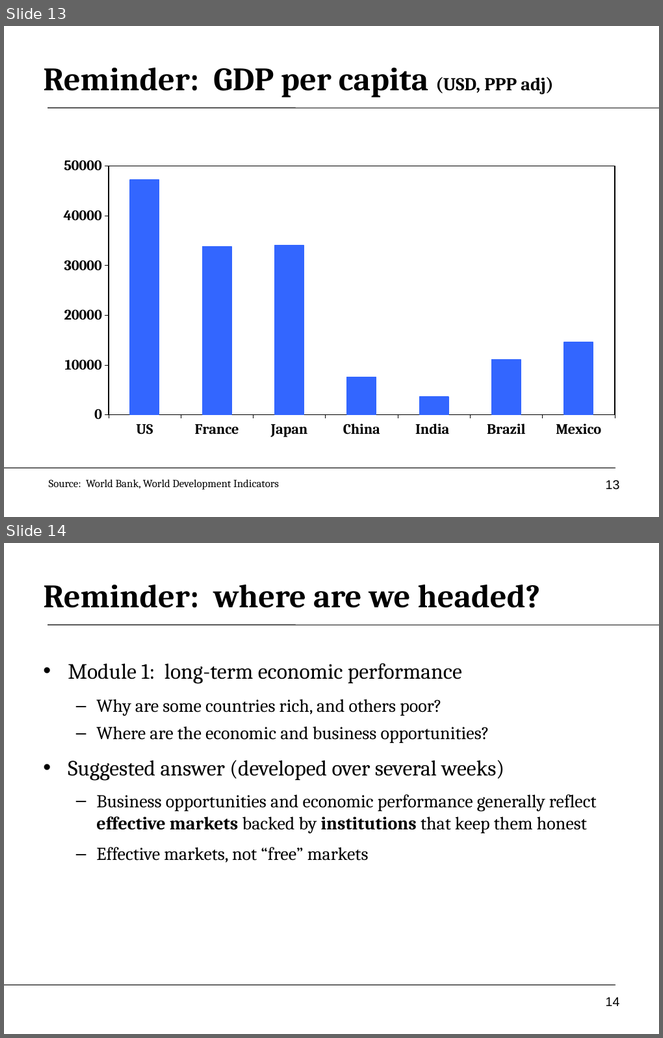
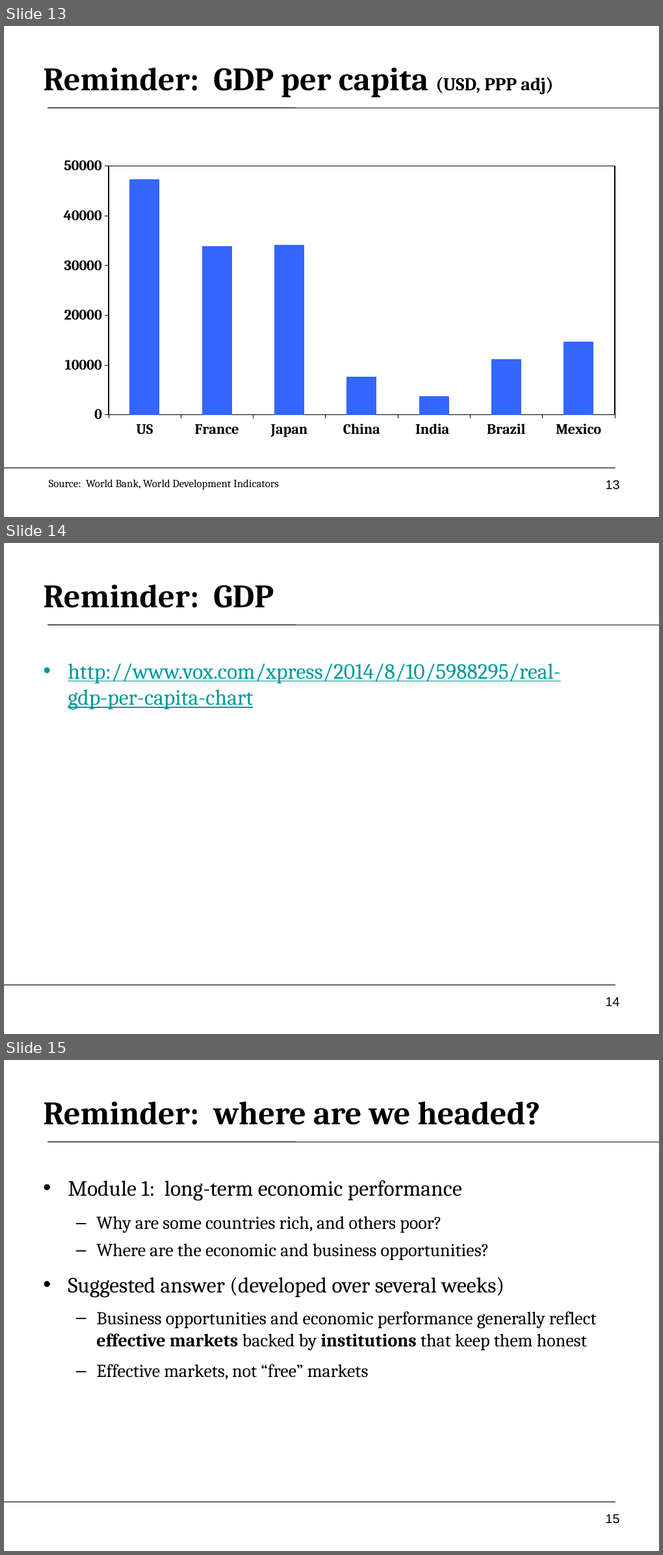
Before and after one commit to DaveBackus/Global_Economy, a slide deck: Slides/slides_growth1_f14.pptx. Shown one above the other, each under a label of ours: slides 13 and 14 before the commit, slides 13, 14 and 15 after it. The pictures are 663x1038 and 663x1555 pixels, drawn with LibreOffice and Linux fonts; fonts in the diff are those of the drawing. Boxes give left, top, right and bottom in pixels: in the first picture for what was removed or moved away, otherwise in the second. Text is boxed around its words. In the diff, an @@ line names an element or a change of style, - is before the commit and + after.

```diff
--- a/Slides/slides_growth1_f14.pptx
+++ b/Slides/slides_growth1_f14.pptx
@@ slide 14 added at [4,543,659,1034], background #FFFFFF; not listed: 2 template elements that a slide beside it also shows @@
@@ title added at [43,585,274,608], 36 pt, text #000000, bold @@
+Reminder: GDP
@@ text added at [68,663,560,710], 24 pt, text #009999, underline @@
+• http://www.vox.com/xpress/2014/8/10/5988295/real-gdp-per-capita-chart
@@ page number added at [606,997,620,1006], 14 pt, text #000000 @@
+14
@@ what was slide 14 is now slide 15 @@
@@ page number at [606,1514,620,1524]: text changed @@
-14
+15
```
Also in this commit, not shown: 3 slides changed, 9 other files.
